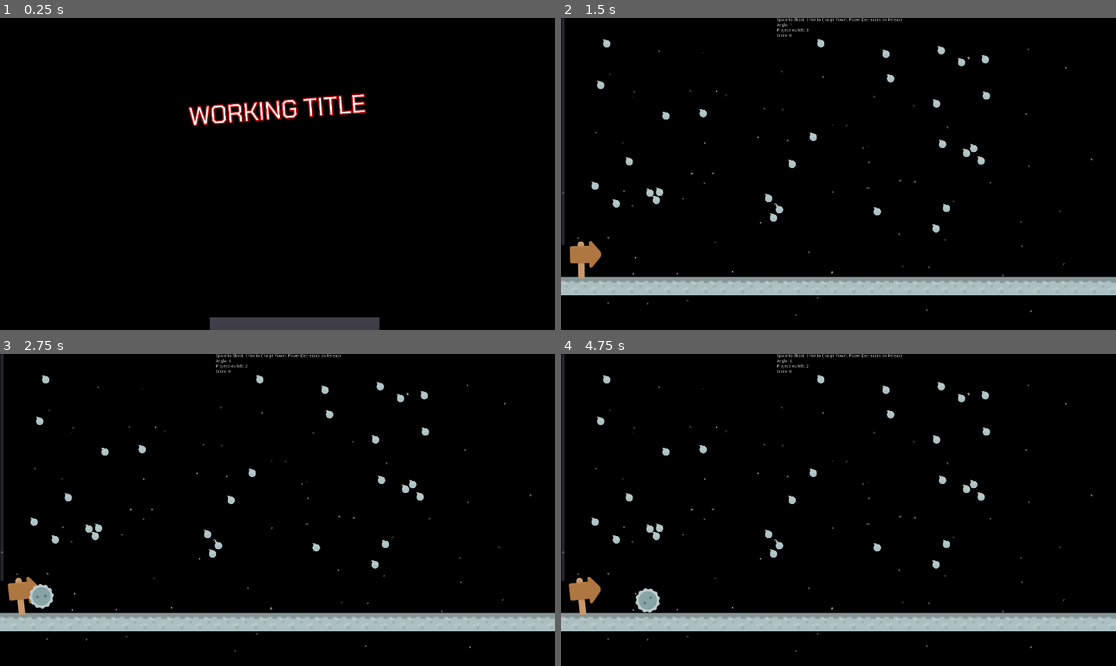
Above: before the commit, frames 1-4 (two rows, left to right).
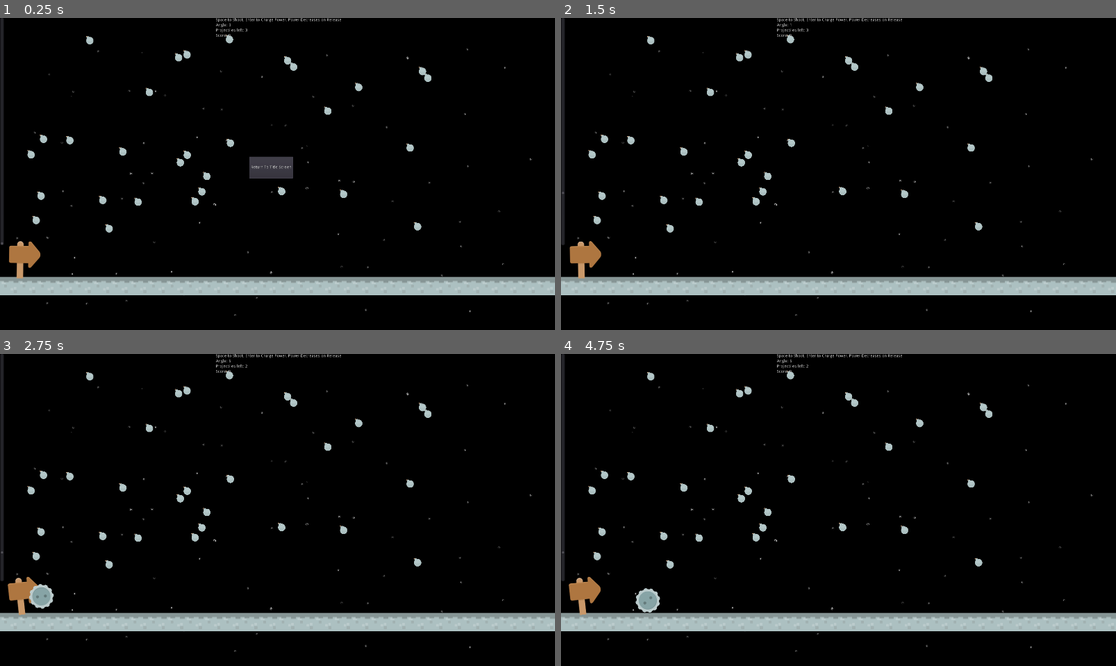
Above: after the commit, the same moments.

Repository: PandorasGit/P1-paroberts
Game: Godot game, scene res://World/World.tscn
Two runs of this game, one before a commit and one after it. Both use one fixed random seed, a clock stepped at 60 frames per second and the inputs below.
Inputs (mouse positions are in pixels of both pictures, inside the frame that each line leads up to):
- Up to frame 1 (0.25 s): no input
- Up to frame 2 (1.5 s): click (832, 167) at 0.5 s, where only the run after the commit has a clickable "Return To Title Screen"; click "PUSH TO START" at 1.25 s
- Up to frame 3 (2.75 s): tap Enter (adjustPower, bound only before the commit) at 2 s; hold Enter (adjustPower, bound only before the commit) from 2.03 s (still down); tap Space (launch) at 2.3 s
- Up to frame 4 (4.75 s): release Enter (adjustPower, bound only before the commit) at 2.78 s; tap Space (launch) at 2.85, 3.8, 4.35 s; tap Enter (adjustPower, bound only before the commit) at 3.05, 4.55 s; hold Enter (adjustPower, bound only before the commit) 3.53-4.28 s

The runs differ from the first frame. In frame 1, 11% of the frame differs, in the area x 0-100%, y 0-100%; in frame 2, 1.7%; in frame 3, 1.7%; in frame 4, 1.8%.

Commit message:
Refactor to GDScript guidelines

Diff:
--- a/project/HUD/HUD.gd
+++ b/project/HUD/HUD.gd
@@ -1,86 +1,83 @@
 extends Control
 
 
+signal restored
+signal game_started
+
+
 var launcher setget _set_launcher
-var targetLayout setget _set_targetMap
-
+var target_layout setget _set_target_layout
 var display_angle : String
 
-signal world_Reset_Initiated()
-signal game_Start_Initiated()
 
-func _ready():
+func _ready() -> void:
 # warning-ignore:return_value_discarded
 	$MainMenu/StartButton.connect("pressed", self, "_on_StartButton_Pressed")
 # warning-ignore:return_value_discarded
 	$ResetButton.connect("pressed", self, "_on_ResetButton_Pressed")
 
 
+func _set_target_layout(value: Node2D) -> void:
+	target_layout = value
+	_update_score_label(0)
+	target_layout.connect("score_changed", self, "_on_score_changed")
 
-func _set_targetMap(value):
-	targetLayout = value
-	_update_score_label(0)
-	targetLayout.connect("score_changed", self, "_on_score_change")
 
-func _on_score_change(new_score):
+func _on_score_changed(new_score: int) -> void:
 	_update_score_label(new_score)
 
-func _update_score_label(new_score):
-	$VBoxContainer/ScoreLabel.text = "Score: %d" % new_score
 
-func _set_launcher(value):
+func _update_score_label(score: int) -> void:
+	$VBoxContainer/ScoreLabel.text = "Score: %d" % score
 
 
+func _set_launcher(value: Node2D) -> void:
 	launcher = value
 	_update_angle_label(launcher.angle)
 	launcher.connect("angle_changed", self, "_on_Launcher_angle_changed")
-
-	$PowerMeter.min_value = launcher.minPower
-	$PowerMeter.max_value = launcher.maxPower
+	$PowerMeter.min_value = launcher.min_power
+	$PowerMeter.max_value = launcher.max_power
 	launcher.connect("power_changed", self, "_on_Launcher_power_changed")
-
-	_on_projectile_count_changed(launcher.projectilesLeft)
-	launcher.connect("projectile_count_changed", self, "_on_projectile_count_changed")
-
-	launcher.connect("projectiles_depleted", self, "_on_projectiles_depleted")
+	_update_count(launcher.ammo)
+	launcher.connect("count_changed", self, "_on_Launcher_count_changed")
+	launcher.connect("depleted", self, "_on_Launcher_depleted")
 
 
-func _on_Launcher_angle_changed(new_angle):
+func _on_Launcher_angle_changed(new_angle: float) -> void:
 	_update_angle_label(new_angle)
 
 
-func _update_angle_label(angle):
+func _update_angle_label(angle: float) -> void:
 	$VBoxContainer/AngleLabel.text = "Angle: %d" % angle
 
 
-func _on_Launcher_power_changed(new_power):
+func _on_Launcher_power_changed(new_power: int) -> void:
 	_update_power_scroll_bar(new_power)
 
 
-func _update_power_scroll_bar(power):
+func _update_power_scroll_bar(power: int) -> void:
 	$PowerMeter.value = power
 
 
-func _on_projectile_count_changed(new_count):
-	_update_projectile_count(new_count)
+func _on_Launcher_count_changed(new_count: int) -> void:
+	_update_count(new_count)
 
 
-func _update_projectile_count(projectileCount):
-	$VBoxContainer/ProjectilesLeftLabel.text = "Projectiles left: %d" % projectileCount
+func _update_count(count: int) -> void:
+	$VBoxContainer/AmmoLabel.text = "Projectiles left: %d" % count
+	$VBoxContainer/AmmoLabel.text = "Projectiles left: %d" % count
 
 
-func _on_projectiles_depleted():
+func _on_Launcher_depleted() -> void:
 	$ResetButton.visible = true
 
 
-func _on_ResetButton_Pressed():
+func _on_ResetButton_Pressed() -> void:
 	$ResetButton.visible = false
 	$MainMenu.visible = true
-	emit_signal("world_Reset_Initiated")
+	emit_signal("restored")
 
 
-
-
-func _on_StartButton_Pressed():
+func _on_StartButton_Pressed() -> void:
 	$MainMenu.visible = false
-	emit_signal("game_Start_Initiated")
+	emit_signal("game_started")
--- a/project/HUD/HUD.tscn
+++ b/project/HUD/HUD.tscn
@@ -147,11 +147,10 @@
 script = ExtResource( 1 )
 
 [node name="ResetButton" type="Button" parent="."]
-visible = false
-margin_left = 296.0
-margin_top = 546.0
-margin_right = 1574.0
-margin_bottom = 1067.0
+margin_left = 862.0
+margin_top = 480.0
+margin_right = 1014.0
+margin_bottom = 555.0
 text = "Return To Title Screen"
 
 [node name="VBoxContainer" type="VBoxContainer" parent="."]
@@ -171,7 +170,7 @@
 margin_bottom = 32.0
 text = "Angle: X"
 
-[node name="ProjectilesLeftLabel" type="Label" parent="VBoxContainer"]
+[node name="AmmoLabel" type="Label" parent="VBoxContainer"]
 margin_top = 36.0
 margin_right = 434.0
 margin_bottom = 50.0
@@ -194,6 +193,7 @@
 value = 100.0
 
 [node name="MainMenu" type="Control" parent="."]
+visible = false
 margin_right = 40.0
 margin_bottom = 40.0
 
@@ -219,8 +219,8 @@
 anchor_bottom = 26.95
 margin_left = 730.0
 margin_top = 1101.0
-margin_right = -599.999
-margin_bottom = 177.0
+margin_right = -568.0
+margin_bottom = 143.0
 custom_fonts/font = SubResource( 4 )
 text = "PUSH TO START"
 icon_align = 1
--- a/project/Launcher/Launcher.gd
+++ b/project/Launcher/Launcher.gd
@@ -1,85 +1,91 @@
 extends Node2D
-
-var power := 200
-var angle := 0.0
-var _rotationSpeed := 0.1
-var _clockwise := false
-var _launched := true
-var _activeProjectile
-var projectilesLeft := 3
-var _powerChangeRate := 1
-export var maxPower := 500
-export var minPower := 100
-export var maxProjectiles := 3
 
 
 signal angle_changed(new_angle)
 signal power_changed(new_power)
-signal projectile_count_changed(new_count)
-signal projectile_launched(new_launch)
-signal projectiles_depleted()
+signal count_changed(new_count)
+signal launched
+signal depleted
 
-func adjustAngle():
-	if _clockwise:
-		rotate_clockwise()
+
+export var max_power := 500
+export var min_power := 100
+export var _max_ammo := 3
+
+
+var power := 200
+var angle := 0.0
+var ammo := 3
+
+
+var _rotation_speed := 0.1
+var _is_clockwise := false
+var _has_launched := true
+var _active_projectile
+var _power_change_rate := 1
+
+
+func _ready() -> void:
+	_replenishProjectiles()
+
+
+func _process(_delta: float) -> void:
+	if not _has_launched:
+
+		emit_signal("power_changed", power)
+		if Input.is_action_pressed("adjust_power") && power <= max_power:
+			power += _power_change_rate
+		elif power > min_power:
+			power -= _power_change_rate
+
+		if Input.is_action_just_pressed("launch"):
+			emit_signal("launched")
+			var impulse := Vector2(power,0).rotated(deg2rad(-angle))
+			_active_projectile = preload("res://Projectile/Projectile.tscn").instance()
+			add_child(_active_projectile)
+			ammo -= 1
+			emit_signal("count_changed", ammo)
+			_active_projectile.fire(impulse)
+			_active_projectile.connect("sleeping_state_changed", self, "_on_Projectile_sleeping_state_changed")
+			_has_launched = true
+
+		_adjustAngle()
+		rotation = deg2rad(-angle)
+
+
+func _adjustAngle() -> void:
+	if _is_clockwise:
+		_rotate_clockwise()
 	else:
-		rotate_counterclockwise()
+		_rotate_counterclockwise()
 	emit_signal("angle_changed", angle)
 
 
-func rotate_counterclockwise():
-	angle += _rotationSpeed
+func _rotate_counterclockwise() -> void:
+	angle += _rotation_speed
 	if angle >= 90.0:
-		_clockwise = true
+		_is_clockwise = true
 
 
-func rotate_clockwise():
-	angle -= _rotationSpeed
+func _rotate_clockwise() -> void:
+	angle -= _rotation_speed
 	if angle <= 0.0:
-		_clockwise = false
+		_is_clockwise = false
 
 
-func _ready():
-	_replenishProjectiles()
-
-func _process(_delta):
-
-	if not _launched:
-		emit_signal("power_changed", power)
-		if Input.is_action_pressed("adjustPower") && power <= maxPower:
-			power += _powerChangeRate
-		elif power > minPower:
-			power -= _powerChangeRate
-
-		if Input.is_action_just_pressed("launch"):
-			emit_signal("projectile_launched")
-			var impulse := Vector2(power,0).rotated(deg2rad(-angle))
-
-			_activeProjectile = preload("res://Projectile/Projectile.tscn").instance()
-			add_child(_activeProjectile)
-			projectilesLeft -= 1
-			emit_signal("projectile_count_changed", projectilesLeft)
-			_activeProjectile.launch(impulse)
-			_activeProjectile.connect("sleeping_state_changed", self, "_on_Projectile_sleeping_state_changed")
-			_launched = true
-
-		adjustAngle()
-		rotation = deg2rad(-angle)
+func _on_Projectile_sleeping_state_changed() -> void:
+	_active_projectile.queue_free()
+	if ammo > 0:
+		_has_launched = false
+	else:
+		emit_signal("depleted")
 
 
-func _on_Projectile_sleeping_state_changed():
-	_activeProjectile.queue_free()
-	if projectilesLeft > 0:
-		_launched = false
-	else:
-		emit_signal("projectiles_depleted")
+func _replenishProjectiles() -> void:
+	ammo = _max_ammo
 
 
-func _replenishProjectiles():
-	projectilesLeft = maxProjectiles
-
-
-func resetLauncher():
+func resetLauncher() -> void:
 	_replenishProjectiles()
 	angle = 0
-	_launched = false
+	_has_launched = false
--- a/project/Projectile/Projectile.gd
+++ b/project/Projectile/Projectile.gd
@@ -1,5 +1,5 @@
 extends RigidBody2D
 
 
-func launch(impulse):
-	apply_impulse(Vector2.ZERO, impulse )
+func fire(impulse: Vector2) -> void:
+	apply_impulse(Vector2.ZERO, impulse)
--- a/project/SoundPlayer/SoundPlayer.gd
+++ b/project/SoundPlayer/SoundPlayer.gd
@@ -3,10 +3,10 @@
 var launcher setget _set_launcher
 
 
+func _set_launcher(value) -> void:
+	launcher = value
+	launcher.connect("launched", self, "_on_launched")
 
-func _set_launcher(value):
-	launcher = value
-	launcher.connect("projectile_launched", self, "_on_projectile_Launched")
 
-func _on_projectile_Launched():
+func _on_launched() -> void:
 	$LauncherSound.play()
--- a/project/Target/Target.gd
+++ b/project/Target/Target.gd
@@ -1,34 +1,40 @@
 extends RigidBody2D
 
-var _active := false
-signal activated()
+
+signal activated
 
 
-func _process(_delta):
+var _is_active := false
 
 
-	if linear_velocity != Vector2(0,0) and not _active:
-		_active = true
+func _process(_delta: float) -> void:
+	if linear_velocity != Vector2(0,0) and not _is_active:
+		_is_active = true
 		emit_signal("activated")
 		$Explosion.emitting = true
-		_removeTarget()
+		_remove()
 
-func _removeTarget():
+
+func _remove() -> void:
 	$DetonationTimer.start()
 	yield($DetonationTimer, "timeout")
-	deactivateTarget()
+	_freeze()
 
 
-
-func deactivateTarget():
+func _freeze() -> void:
 	$CollisionShape2D.disabled = true
 	$Explosion.emitting = false
 	linear_velocity = Vector2(0,0)
 	angular_velocity = 0
 	visible = false
-	_active = false
+	_is_active = false
 
 
-func enableTargetCollision():
+func _enable_collision() -> void:
 	$CollisionShape2D.disabled = false
 	visible = true
+
+
+func deactivate() -> void:
+	_freeze()
+	_enable_collision()
--- a/project/TargetLayout/TargetLayout.gd
+++ b/project/TargetLayout/TargetLayout.gd
@@ -1,31 +1,32 @@
 extends Node2D
+
+
+signal score_changed(new_score)
+
 
 var score := 0
 
-signal score_changed(new_score)
 
-func _ready():
+func _ready() -> void:
 	randomize()
-	for _currentTarget in get_children():
-		_connectTargetSignals(_currentTarget)
-		_randomizeTargetLayout(_currentTarget)
+	for _current_target in get_children():
+		_current_target.connect("activated", self, "_on_activated")
+		_randomize_layout(_current_target)
 
-func _connectTargetSignals(_currentTarget):
-	_currentTarget.connect("activated", self, "_on_Target_sleeping_state_changed")
 
-func _on_Target_sleeping_state_changed():
+func _on_activated() -> void:
 	score += 1
 	emit_signal("score_changed", score)
 
-func _randomizeTargetLayout(_currentTarget):
+
+func _randomize_layout(_current_target: RigidBody2D) -> void:
 	var randomX = rand_range(50, 1500)
 	var randomY = rand_range(50, 750)
-	_currentTarget.position = Vector2(randomX, randomY)
+	_current_target.position = Vector2(randomX, randomY)
 
 
-func resetTargetLayout():
+func reset_layout() -> void:
 	score = 0
-	for _currentTarget in get_children():
-		_currentTarget.deactivateTarget()
-		_currentTarget.enableTargetCollision()
-		_randomizeTargetLayout(_currentTarget)
+	for _current_target in get_children():
+		_current_target.deactivate()
+		_randomize_layout(_current_target)
--- a/project/World/World.gd
+++ b/project/World/World.gd
@@ -1,18 +1,19 @@
 extends Node2D
 
 
-func _ready():
+func _ready() -> void:
 	$HUD.launcher = $Launcher
-	$HUD.targetLayout = $TargetLayout
+	$HUD.target_layout = $TargetLayout
 	$SoundPlayer.launcher = $Launcher
 # warning-ignore:return_value_discarded
-	$HUD.connect("world_Reset_Initiated", self, "_on_World_Reset")
+	$HUD.connect("restored", self, "_on_HUD_restored")
 # warning-ignore:return_value_discarded
-	$HUD.connect("game_Start_Initiated", self, "_on_Game_Start")
-
-func _on_World_Reset():
-	$TargetLayout.resetTargetLayout()
+	$HUD.connect("game_started", self, "_on_game_started")
 
 
-func _on_Game_Start():
+func _on_HUD_restored() -> void:
+	$TargetLayout.reset_layout()
+
+
+func _on_game_started() -> void:
 		$Launcher.resetLauncher()
--- a/project/project.godot
+++ b/project/project.godot
@@ -31,7 +31,7 @@
 "events": [ Object(InputEventKey,"resource_local_to_scene":false,"resource_name":"","device":0,"alt":false,"shift":false,"control":false,"meta":false,"command":false,"pressed":false,"scancode":32,"physical_scancode":0,"unicode":0,"echo":false,"script":null)
  ]
 }
-adjustPower={
+adjust_power={
 "deadzone": 0.5,
 "events": [ Object(InputEventKey,"resource_local_to_scene":false,"resource_name":"","device":0,"alt":false,"shift":false,"control":false,"meta":false,"command":false,"pressed":false,"scancode":16777221,"physical_scancode":0,"unicode":0,"echo":false,"script":null)
  ]
